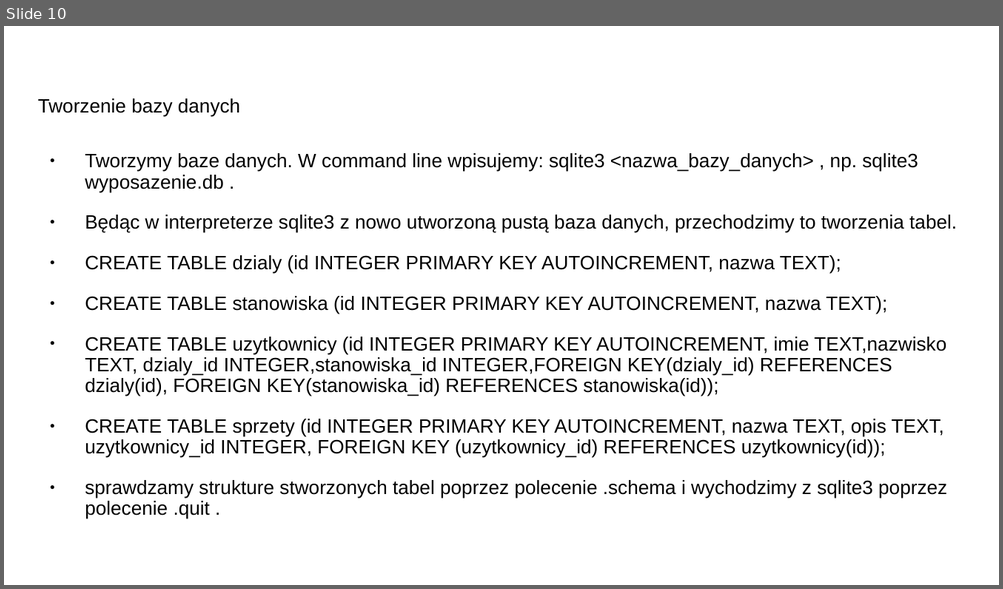
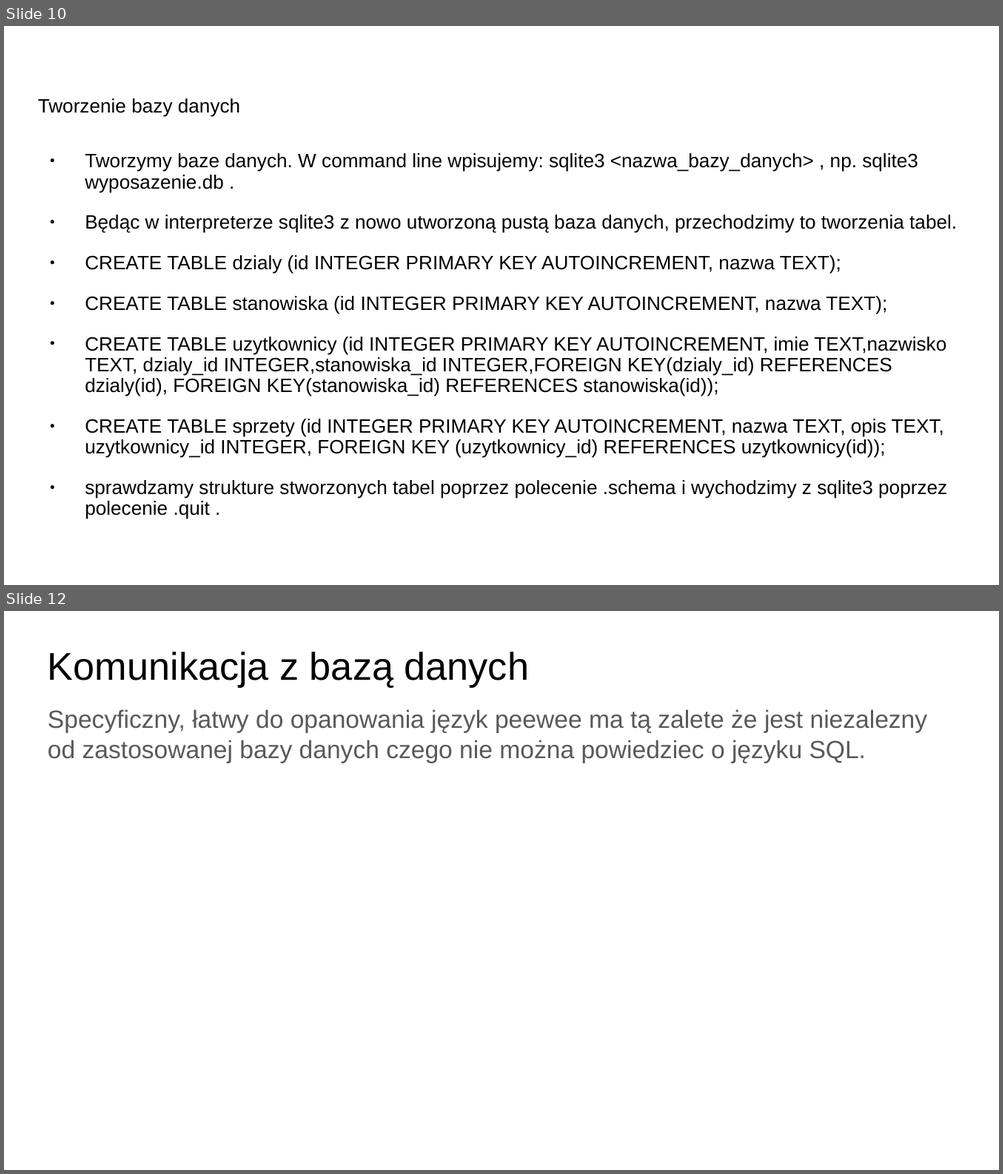
Before and after one commit to PrzemekN/wyposazenie, a slide deck: ProjektBazyDanychWyposazenie.odp. Shown one above the other, each under a label of ours: slide 10 before the commit, slides 10 and 12 after it; the slides between them are not shown. The pictures are 1003x589 and 1003x1174 pixels, drawn with LibreOffice and Linux fonts; fonts in the diff are those of the drawing. Boxes give left, top, right and bottom in pixels: in the first picture for what was removed or moved away, otherwise in the second. Text is boxed around its words. In the diff, an @@ line names an element or a change of style, - is before the commit and + after.

```diff
--- a/ProjektBazyDanychWyposazenie.odp
+++ b/ProjektBazyDanychWyposazenie.odp
@@ slide 12 added at (x1=4, y1=611, x2=999, y2=1170), background #FFFFFF @@
@@ text added at (x1=48, y1=652, x2=529, y2=687), 28 pt, text #000000 @@
+Komunikacja z bazą danych
@@ text added at (x1=48, y1=709, x2=928, y2=763), 18 pt, text #595959 @@
+Specyficzny, łatwy do opanowania język peewee ma tą zalete że jest niezalezny od zastosowanej bazy danych czego nie można powiedziec o języku SQL.
```
Also in this commit, not shown: 3 other slides added, 3 other files.
